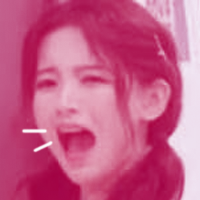
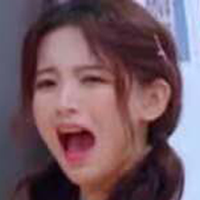
Layered file, before and after one edit (w=200, h=200). Changes by layer:
hid "Layer 2" over left=21, top=128, right=54, bottom=154
added layer "Layer 3" above "Background" over left=0, top=0, right=200, bottom=200
